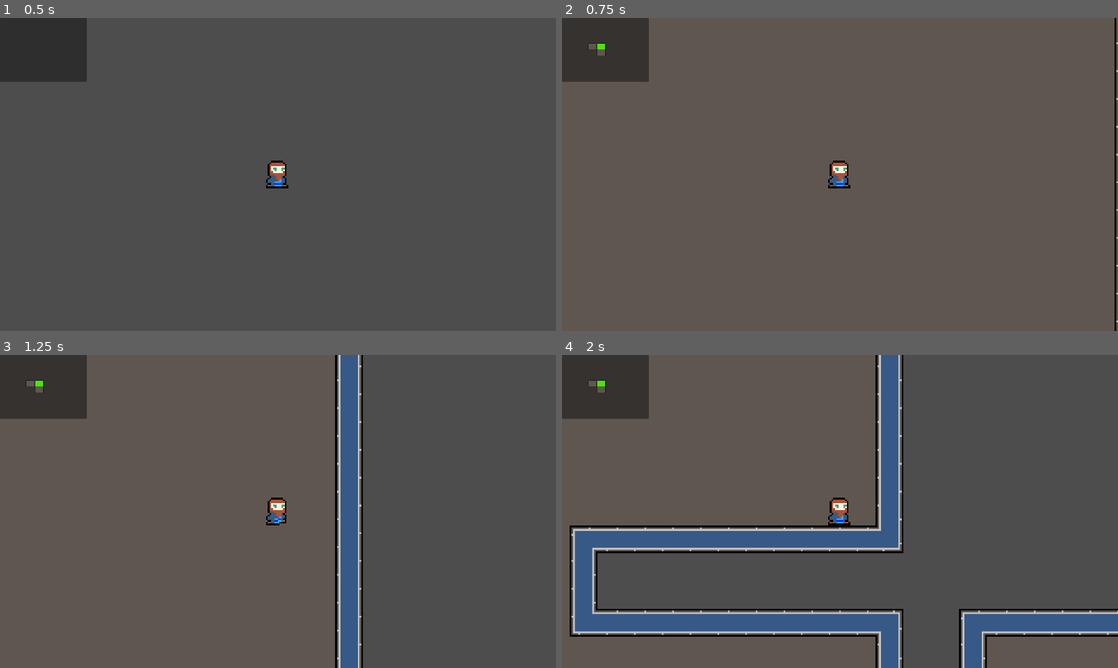
Above: before the commit, frames 1-4 (two rows, left to right).
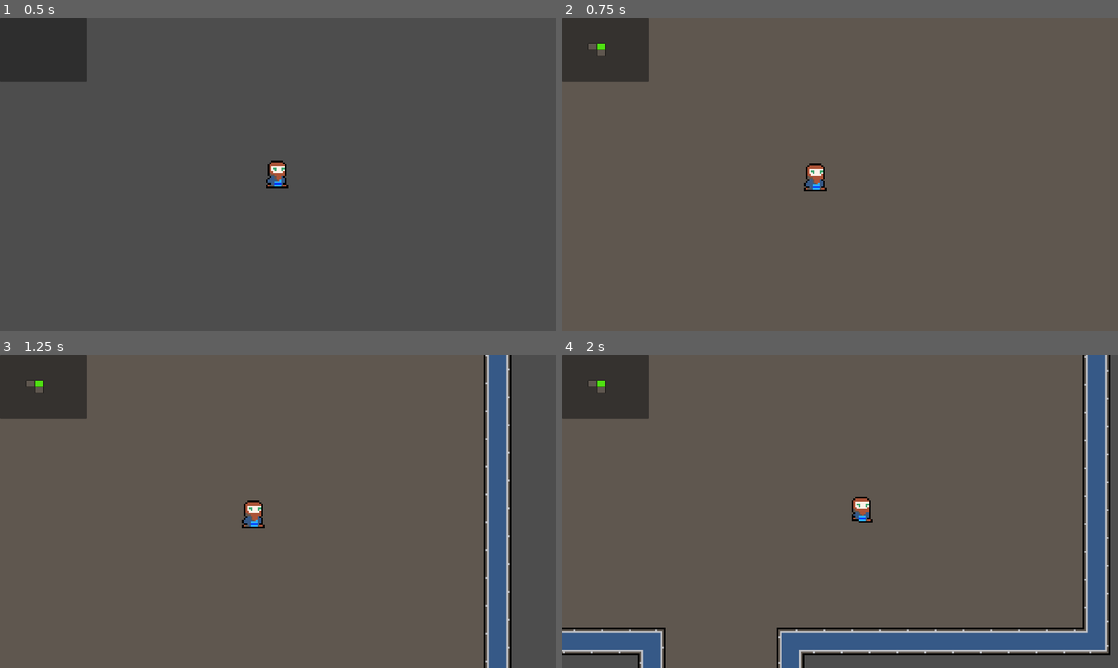
Above: after the commit, the same moments.

Repository: Tarociarz-z-Macedonii/Godot-Dungeon-Generator
Game: Godot game, scene res://scenes/places/Main.tscn
The game is run twice, just before and just after one commit, with the same random seed, the same clock (stepped at 60 frames per second) and the same inputs. The engine's default icon, where the game draws it, is replaced by a stand-in: a white triangle on a blue panel in a dark square.
Inputs (mouse positions are in pixels of both pictures, inside the frame that each line leads up to):
- Up to frame 1 (0.5 s): no input
- Up to frame 2 (0.75 s): tap Enter at 0.5 s; move the mouse to (962, 158) at 0.52 s; hold D (movement_right) from 0.53 s (still down)
- Up to frame 3 (1.25 s): keep holding D (movement_right)
- Up to frame 4 (2 s): move the mouse to (728, 527) at 1.27 s; release D (movement_right) at 1.28 s; hold S (movement_backward) from 1.28 s (still down)

Frame 1 is identical in both runs. In frame 2, 0.9% of the frame differs, in the area x 43-100%, y 0-100%; in frame 3, 9.6%; in frame 4, 25%, in the area x 0-100%, y 0-100%.

Commit message:
dynamic camera

Diff:
--- a/animations_and_tilesets/player_frames.tres
+++ b/animations_and_tilesets/player_frames.tres
@@ -22,7 +22,7 @@
 }],
 "loop": true,
 "name": &"idle",
-"speed": 5.0
+"speed": 20.0
 }, {
 "frames": [{
 "duration": 1.0,
@@ -39,5 +39,5 @@
 }],
 "loop": true,
 "name": &"walk",
-"speed": 5.0
+"speed": 12.0
 }]
--- a/scenes/prefabs/player.tscn
+++ b/scenes/prefabs/player.tscn
@@ -1,7 +1,8 @@
-[gd_scene load_steps=4 format=3 uid="uid://b1m6qmnbj44gt"]
+[gd_scene load_steps=5 format=3 uid="uid://b1m6qmnbj44gt"]
 
 [ext_resource type="Script" uid="uid://c74nc3s6nd1nv" path="res://scripts/player_movement.gd" id="1_pv3ct"]
 [ext_resource type="SpriteFrames" uid="uid://delvxuf4vr3ob" path="res://animations_and_tilesets/player_frames.tres" id="1_sfbl0"]
+[ext_resource type="Script" uid="uid://behcitds774qd" path="res://scripts/camera.gd" id="3_n0leu"]
 
 [sub_resource type="RectangleShape2D" id="RectangleShape2D_tou0u"]
 size = Vector2(13, 16)
@@ -12,9 +13,10 @@
 
 [node name="AnimatedSprite2D" type="AnimatedSprite2D" parent="."]
 sprite_frames = ExtResource("1_sfbl0")
-animation = &"idle"
+animation = &"walk"
 
 [node name="Camera2D" type="Camera2D" parent="."]
+script = ExtResource("3_n0leu")
 
 [node name="CollisionShape2D" type="CollisionShape2D" parent="."]
 position = Vector2(-0.5, -3.17891e-07)
--- /dev/null
+++ b/scripts/camera.gd
@@ -0,0 +1,8 @@
+extends Camera2D
+
+func cameraUpdate():
+	var pos = get_local_mouse_position() * 0.2
+	set_position(pos)
+
+func _physics_process(delta: float) -> void:
+	cameraUpdate()
--- a/scripts/player_movement.gd
+++ b/scripts/player_movement.gd
@@ -1,6 +1,6 @@
 extends CharacterBody2D
 
-var current_speed: float = 1500
+var current_speed: float = 650
 var animator: AnimatedSprite2D
 
 func _ready() -> void:
Not shown, added: scripts/camera.gd.uid
